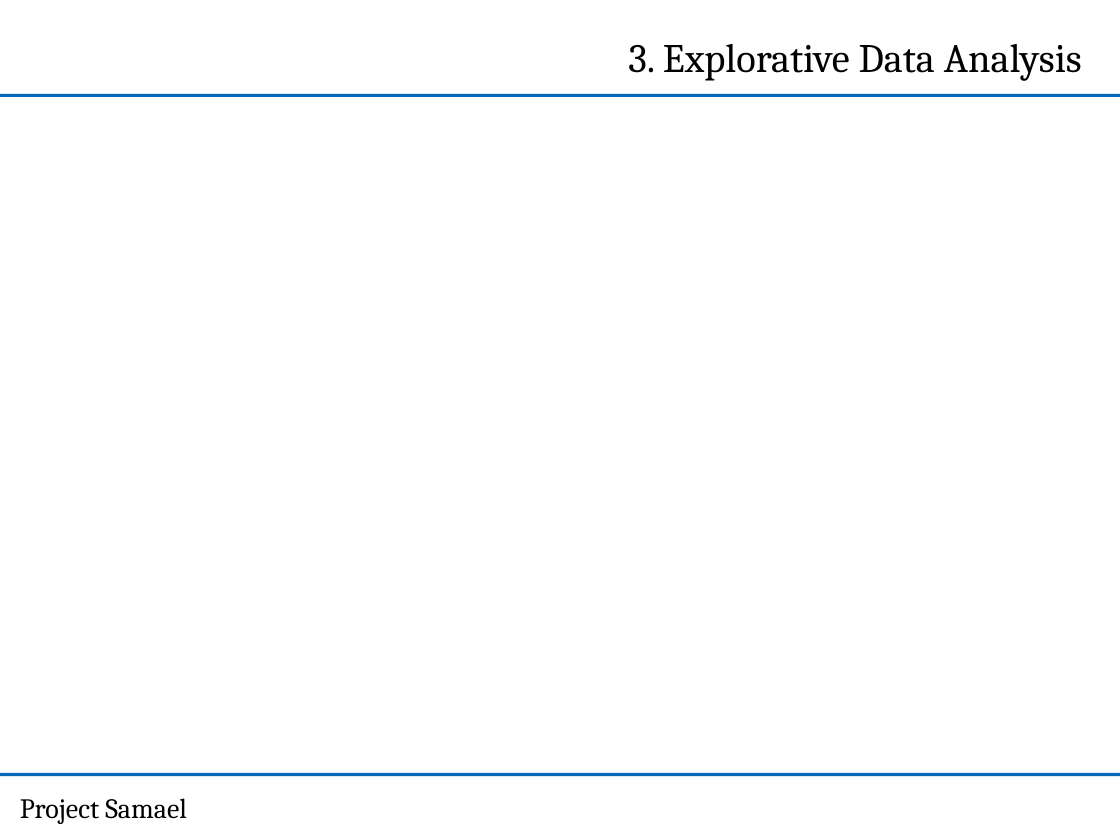
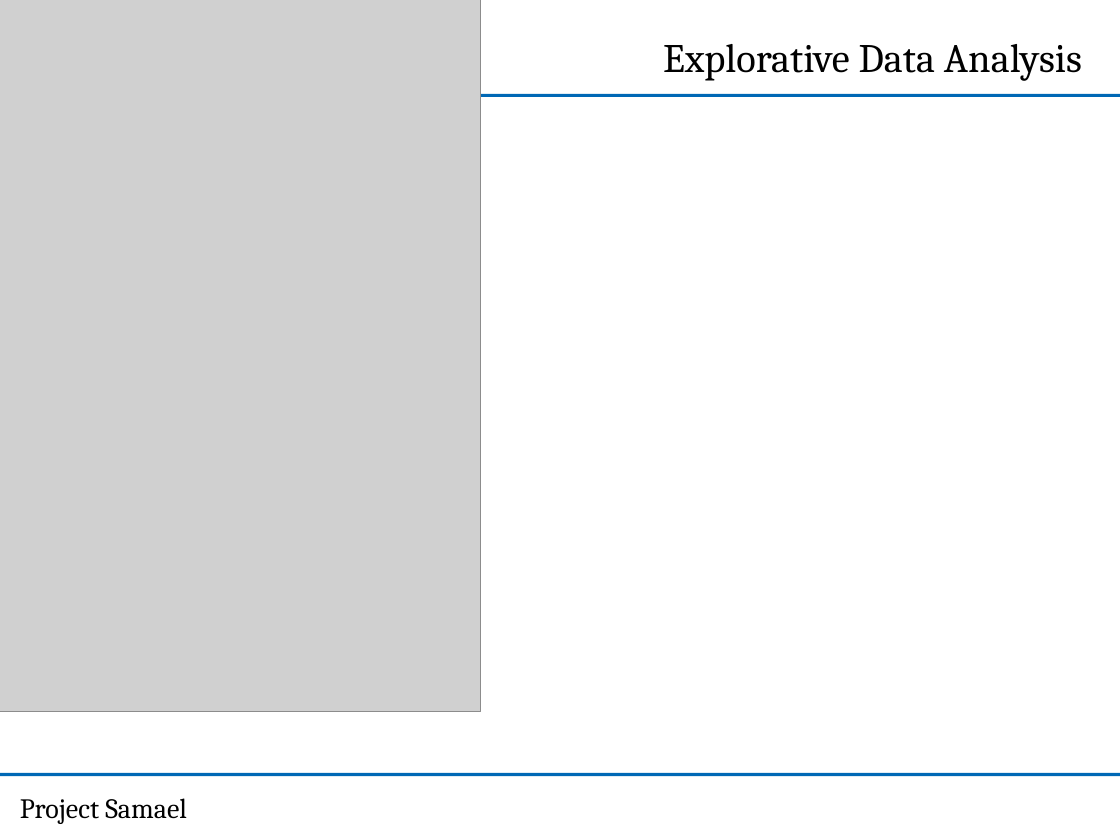
Before and after one commit to NPTricky/img-classification-ss13, a slide deck: slide 7 of doc/PPT-2013-05-22/Kick-Off-Präsi.pptx (slide 5 before the commit). Drawn at 1120x840 pixels with LibreOffice and Linux fonts; fonts in the diff are those of the drawing; grey boxes stand for pictures; background and template pictures are left out. Boxes give left, top, right and bottom in pixels: in the first picture for what was removed or moved away, otherwise in the second. Text is boxed around its words. In the diff, an @@ line names an element or a change of style, - is before the commit and + after.

```diff
--- a/doc/PPT-2013-05-22/Kick-Off-Präsi.pptx
+++ b/doc/PPT-2013-05-22/Kick-Off-Präsi.pptx
@@ picture added at <box>0,0,480,712</box> @@
@@ free "Explorative Data Analysis": place and size @@
-free "Explorative Data Analysis" at <box>582,27,1094,97</box>
+free "Explorative Data Analysis" at <box>582,27,1094,86</box>
@@ text in free at <box>663,44,1082,81</box>: text changed @@
-3. Explorative Data Analysis
+Explorative Data Analysis
```
Also in this commit, not shown: 2 other slides changed, 2 slides added.
